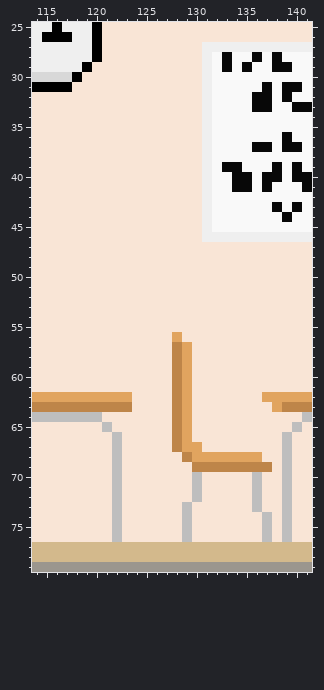
Pixel-art file -- assets/images/ClassroomASSETS.ase. This is how it looked before the edit.
300x90 pixels, 1 frame. Colours within 5 levels of each other are drawn and written as one. Shown: x 114..141, y 25..79.
After the commit:
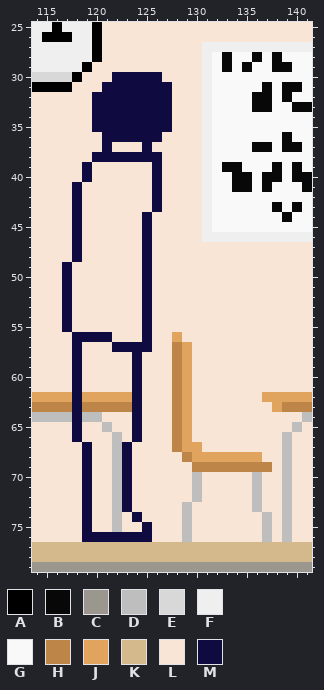
Palette (. is transparent): A #000000  B #080808  C #9b968e  D #bebebe  E #d8d8d8  F #efefef  G #f9f9f9  H #be8549  J #e1a45f  K #d3b98c  L #f9e5d6  M #0f0a3f
Edits made:
layer "Character reference" added
--- layer "Character reference"
@@ x 115..129 @@
 29 FFFFALLLLLLLLLL
-30 EEEALLLLLLLLLLL
-31 AAALLLLLLLLLLLL
-32 LLLLLLLLLLLLLLL
-33 LLLLLLLLLLLLLLL
-34 LLLLLLLLLLLLLLL
-35 LLLLLLLLLLLLLLL
-36 LLLLLLLLLLLLLLL
-37 LLLLLLLLLLLLLLL
-38 LLLLLLLLLLLLLLL
-39 LLLLLLLLLLLLLLL
-40 LLLLLLLLLLLLLLL
-41 LLLLLLLLLLLLLLL
-42 LLLLLLLLLLLLLLL
-43 LLLLLLLLLLLLLLL
-44 LLLLLLLLLLLLLLL
-45 LLLLLLLLLLLLLLL
-46 LLLLLLLLLLLLLLL
-47 LLLLLLLLLLLLLLL
-48 LLLLLLLLLLLLLLL
-49 LLLLLLLLLLLLLLL
-50 LLLLLLLLLLLLLLL
-51 LLLLLLLLLLLLLLL
-52 LLLLLLLLLLLLLLL
-53 LLLLLLLLLLLLLLL
-54 LLLLLLLLLLLLLLL
-55 LLLLLLLLLLLLLLL
-56 LLLLLLLLLLLLLJL
-57 LLLLLLLLLLLLLHJ
-58 LLLLLLLLLLLLLHJ
-59 LLLLLLLLLLLLLHJ
-60 LLLLLLLLLLLLLHJ
-61 LLLLLLLLLLLLLHJ
-62 JJJJJJJJJLLLLHJ
-63 HHHHHHHHHLLLLHJ
-64 DDDDDDLLLLLLLHJ
-65 LLLLLLDLLLLLLHJ
-66 LLLLLLLDLLLLLHJ
-67 LLLLLLLDLLLLLHJ
-68 LLLLLLLDLLLLLLH
-69 LLLLLLLDLLLLLLL
-70 LLLLLLLDLLLLLLL
-71 LLLLLLLDLLLLLLL
-72 LLLLLLLDLLLLLLL
-73 LLLLLLLDLLLLLLD
-74 LLLLLLLDLLLLLLD
-75 LLLLLLLDLLLLLLD
-76 LLLLLLLDLLLLLLD
+30 EEEALLLMMMMMLLL
+31 AAALLLMMMMMMMLL
+32 LLLLLMMMMMMMMLL
+33 LLLLLMMMMMMMMLL
+34 LLLLLMMMMMMMMLL
+35 LLLLLMMMMMMMMLL
+36 LLLLLLMMMMMMLLL
+37 LLLLLLMLLLMLLLL
+38 LLLLLMMMMMMMLLL
+39 LLLLMLLLLLLMLLL
+40 LLLLMLLLLLLMLLL
+41 LLLMLLLLLLLMLLL
+42 LLLMLLLLLLLMLLL
+43 LLLMLLLLLLLMLLL
+44 LLLMLLLLLLMLLLL
+45 LLLMLLLLLLMLLLL
+46 LLLMLLLLLLMLLLL
+47 LLLMLLLLLLMLLLL
+48 LLLMLLLLLLMLLLL
+49 LLMLLLLLLLMLLLL
+50 LLMLLLLLLLMLLLL
+51 LLMLLLLLLLMLLLL
+52 LLMLLLLLLLMLLLL
+53 LLMLLLLLLLMLLLL
+54 LLMLLLLLLLMLLLL
+55 LLMLLLLLLLMLLLL
+56 LLLMMMMLLLMLLJL
+57 LLLMLLLMMMMLLHJ
+58 LLLMLLLLLMLLLHJ
+59 LLLMLLLLLMLLLHJ
+60 LLLMLLLLLMLLLHJ
+61 LLLMLLLLLMLLLHJ
+62 JJJMJJJJJMLLLHJ
+63 HHHMHHHHHMLLLHJ
+64 DDDMDDLLLMLLLHJ
+65 LLLMLLDLLMLLLHJ
+66 LLLMLLLDLMLLLHJ
+67 LLLLMLLDMLLLLHJ
+68 LLLLMLLDMLLLLLH
+69 LLLLMLLDMLLLLLL
+70 LLLLMLLDMLLLLLL
+71 LLLLMLLDMLLLLLL
+72 LLLLMLLDMLLLLLL
+73 LLLLMLLDMLLLLLD
+74 LLLLMLLDLMLLLLD
+75 LLLLMLLDLLMLLLD
+76 LLLLMMMMMMMLLLD
 77 KKKKKKKKKKKKKKK
Pixel boxes of the changes (left, top, right, bottom) in both pictures:
changed: (62, 72, 172, 542)
